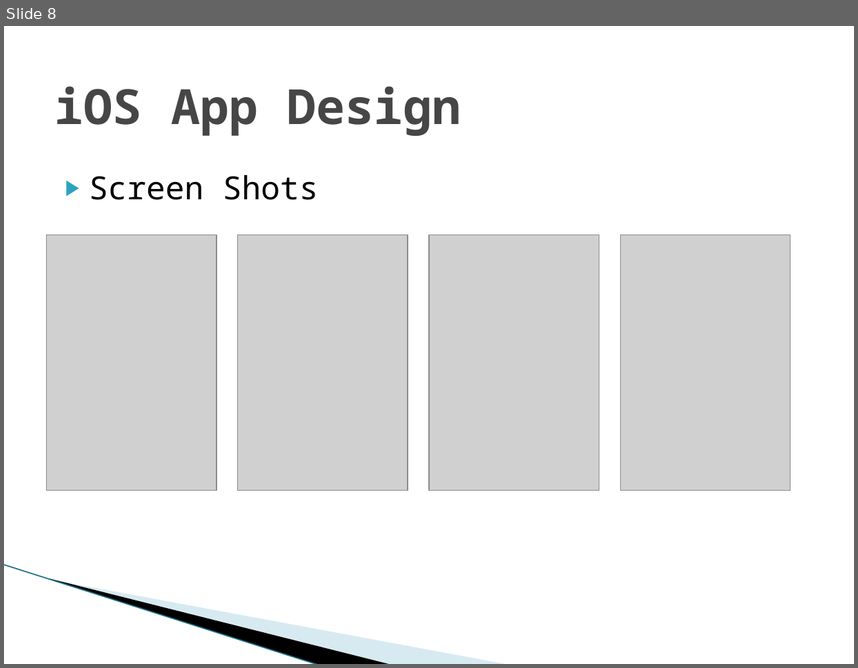
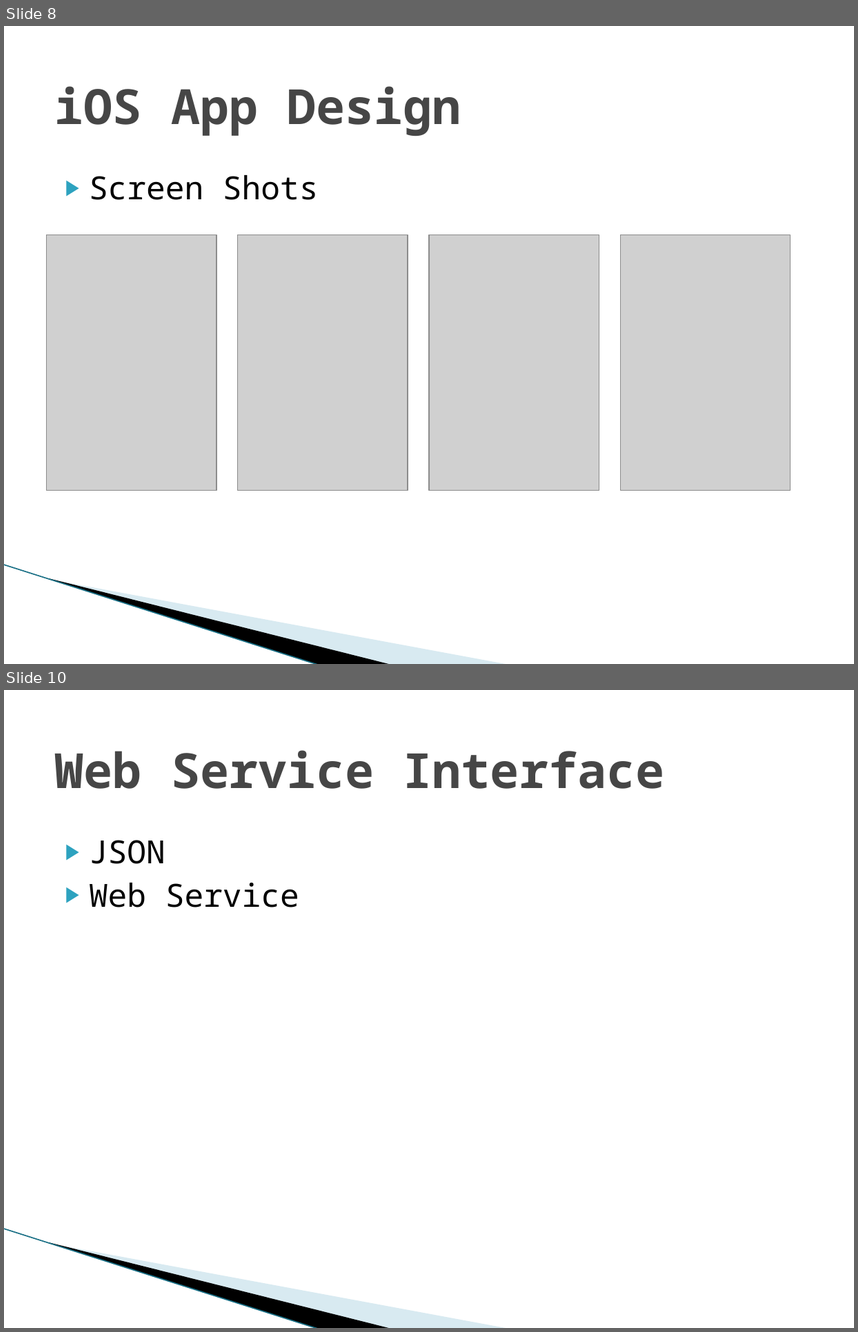
Before and after one commit to SDSMT-CSC/ECPMA, a slide deck: Documentation/Presentation1.pptx. Shown one above the other, each under a label of ours: slide 8 before the commit, slides 8 and 10 after it; the slides between them are not shown. The pictures are 858x668 and 858x1332 pixels, drawn with LibreOffice and Linux fonts; fonts in the diff are those of the drawing; grey boxes stand for pictures; background and template pictures are left out. Boxes give left, top, right and bottom in pixels: in the first picture for what was removed or moved away, otherwise in the second. Text is boxed around its words. In the diff, an @@ line names an element or a change of style, - is before the commit and + after.

```diff
--- a/Documentation/Presentation1.pptx
+++ b/Documentation/Presentation1.pptx
@@ slide 10 added at [4,690,854,1328], background #FFFFFF; not listed: 3 template elements that a slide beside it also shows @@
@@ title added at [55,750,665,789], 41 pt, text #464646, bold @@
+Web Service Interface
@@ text added at [89,840,299,907], 27 pt, text #000000 @@
+▶ JSON
+▶ Web Service
```
Also in this commit, not shown: 1 slide changed.
